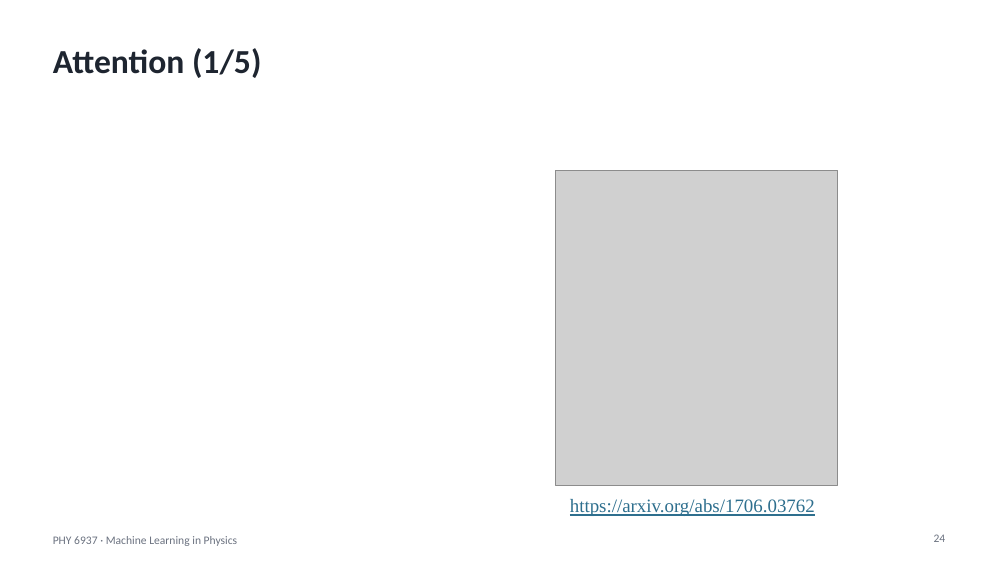
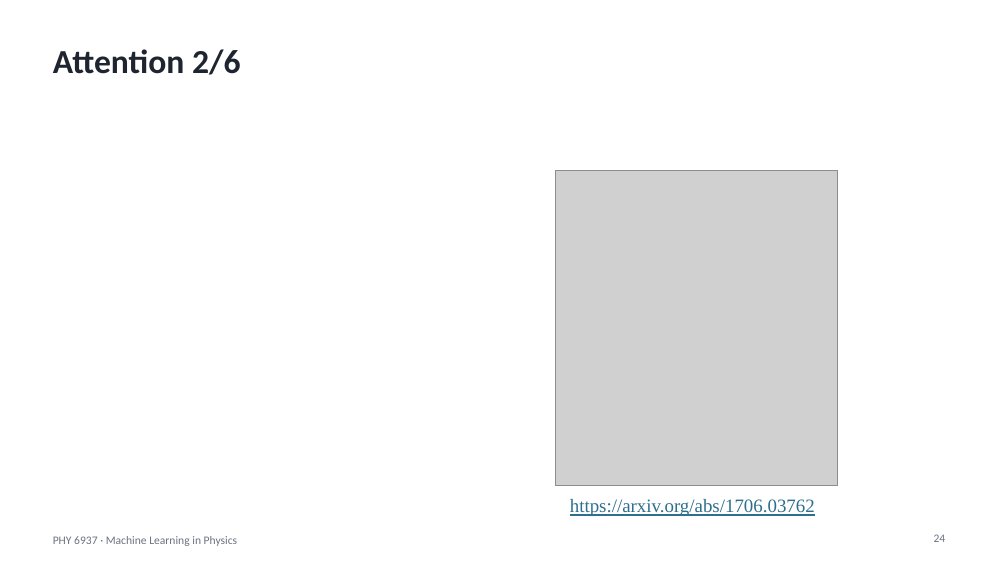
Before and after one commit to hbprosper/mlinphysics, a slide deck: slide 24 of Lectures/08.Transformers/Lecture_TNN.pptx. Drawn at 1008x567 pixels with LibreOffice and Linux fonts; fonts in the diff are those of the drawing; grey boxes stand for pictures. Boxes give left, top, right and bottom in pixels: in the first picture for what was removed or moved away, otherwise in the second. Text is boxed around its words. In the diff, an @@ line names an element or a change of style, - is before the commit and + after.

```diff
--- a/Lectures/08.Transformers/Lecture_TNN.pptx
+++ b/Lectures/08.Transformers/Lecture_TNN.pptx
@@ title at <box>53,49,240,75</box>: text changed @@
-Attention (1/5)
+Attention 2/6
```
Also in this commit, not shown: 8 other slides changed, 2 slides added, 4 slides removed, 1 other file.
